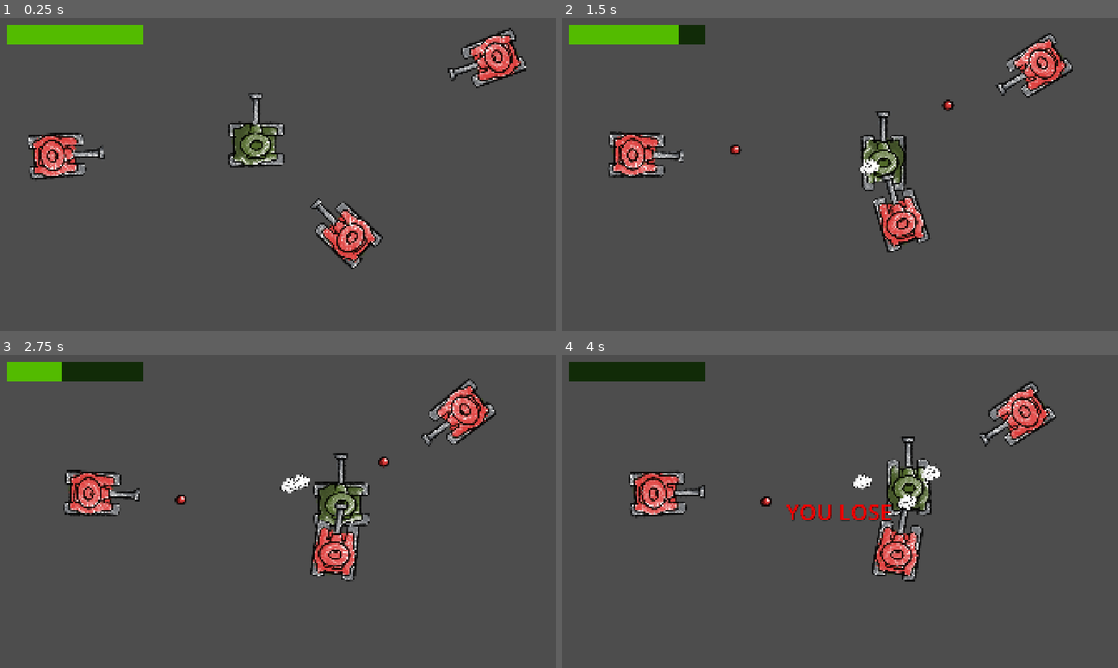
Above: before the commit, frames 1-4 (two rows, left to right).
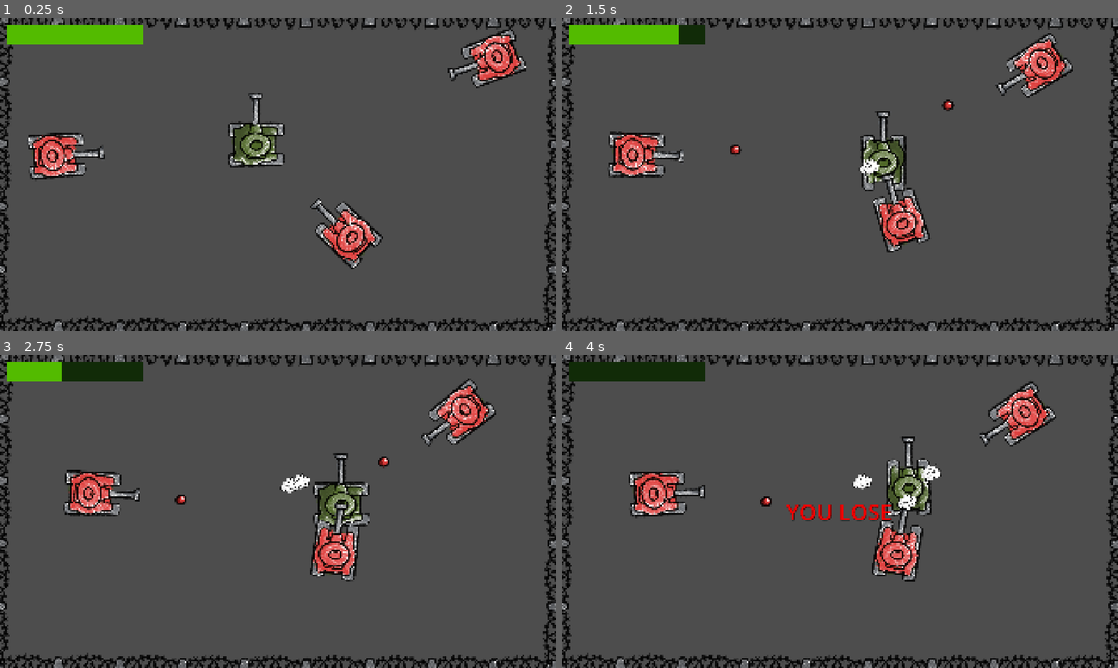
Above: after the commit, the same moments.

Repository: nuclearmayhem1/PapirStridsvogner
Game: Godot game, scene res://Scenes/main_example.tscn
Same seed, same stepped clock (60 frames per second), same inputs: the game is played once before the commit and once after it. The project has no main scene, so this scene is started directly.
Inputs:
- Up to frame 1 (0.25 s): no input
- Up to frame 2 (1.5 s): hold D (move_right) 0.53-1.28 s; hold S (move_down) from 1.28 s (still down)
- Up to frame 3 (2.75 s): release S (move_down) at 2.03 s; hold D (move_right) from 2.03 s (still down)
- Up to frame 4 (4 s): release D (move_right) at 2.78 s; hold W (move_up) 2.78-3.53 s; tap Enter at 3.5 s; hold A (move_left) from 3.53 s (still down)

The runs differ from the first frame. In frame 1, 5.2% of the frame differs, in the area x 0-100%, y 0-100%; in frame 2, 5.2%; in frame 3, 5.2%; in frame 4, 5.2%.

Commit message:
added border to main scene example

Diff:
--- a/papir-stridsvogner/Scenes/main_example.tscn
+++ b/papir-stridsvogner/Scenes/main_example.tscn
@@ -2,6 +2,7 @@
 
 [ext_resource type="PackedScene" uid="uid://bnuqbtkjkp1k0" path="res://Scenes/spiller.tscn" id="1_acy74"]
 [ext_resource type="Script" uid="uid://bx8keswr5mxbe" path="res://Scripts/hpbar.gd" id="2_acy74"]
+[ext_resource type="Texture2D" uid="uid://bgthaoxh6dak8" path="res://Assets/HinderSnubletråd.png" id="3_5l251"]
 [ext_resource type="PackedScene" uid="uid://byo2w5gabse4e" path="res://Scenes/banditt.tscn" id="3_h758t"]
 
 [sub_resource type="RectangleShape2D" id="RectangleShape2D_pjpqf"]
@@ -53,6 +54,156 @@
 [node name="CollisionShape2D4" type="CollisionShape2D" parent="StaticBody2D2" unique_id=1387165259]
 position = Vector2(1920, 543.5)
 shape = SubResource("RectangleShape2D_pjpqf")
+
+[node name="Sprite2D" type="Sprite2D" parent="StaticBody2D2" unique_id=1059202403]
+position = Vector2(8.753, 112.99721)
+rotation = 1.5707964
+scale = Vector2(0.41157687, 0.5777431)
+texture = ExtResource("3_5l251")
+
+[node name="Sprite2D2" type="Sprite2D" parent="StaticBody2D2" unique_id=1879184073]
+position = Vector2(3.752999, 325.9972)
+rotation = 1.5707964
+scale = Vector2(0.41157687, 0.5777431)
+texture = ExtResource("3_5l251")
+
+[node name="Sprite2D3" type="Sprite2D" parent="StaticBody2D2" unique_id=893055991]
+position = Vector2(0.7529986, 539.9972)
+rotation = 1.5707964
+scale = Vector2(0.41157687, 0.5777431)
+texture = ExtResource("3_5l251")
+
+[node name="Sprite2D4" type="Sprite2D" parent="StaticBody2D2" unique_id=1265959084]
+position = Vector2(-2.2470012, 755.99725)
+rotation = 1.5707964
+scale = Vector2(0.41157687, 0.5777431)
+texture = ExtResource("3_5l251")
+
+[node name="Sprite2D5" type="Sprite2D" parent="StaticBody2D2" unique_id=809557903]
+position = Vector2(-6.2470007, 971.9972)
+rotation = 1.5707964
+scale = Vector2(0.41157687, 0.5777431)
+texture = ExtResource("3_5l251")
+
+[node name="Sprite2D6" type="Sprite2D" parent="StaticBody2D2" unique_id=253240761]
+position = Vector2(1926.7529, 115.99721)
+rotation = -1.5707964
+scale = Vector2(0.41157687, 0.5777431)
+texture = ExtResource("3_5l251")
+
+[node name="Sprite2D7" type="Sprite2D" parent="StaticBody2D2" unique_id=472623424]
+position = Vector2(1921.7529, 328.9972)
+rotation = -1.5707964
+scale = Vector2(0.41157687, 0.5777431)
+texture = ExtResource("3_5l251")
+
+[node name="Sprite2D26" type="Sprite2D" parent="StaticBody2D2" unique_id=386330569]
+position = Vector2(1918.7529, 542.9972)
+rotation = -1.5707964
+scale = Vector2(0.41157687, 0.5777431)
+texture = ExtResource("3_5l251")
+
+[node name="Sprite2D27" type="Sprite2D" parent="StaticBody2D2" unique_id=702802109]
+position = Vector2(1915.7529, 758.99725)
+rotation = -1.5707964
+scale = Vector2(0.41157687, 0.5777431)
+texture = ExtResource("3_5l251")
+
+[node name="Sprite2D28" type="Sprite2D" parent="StaticBody2D2" unique_id=971479993]
+position = Vector2(1911.7529, 974.9972)
+rotation = -1.5707964
+scale = Vector2(0.41157687, 0.5777431)
+texture = ExtResource("3_5l251")
+
+[node name="Sprite2D8" type="Sprite2D" parent="StaticBody2D2" unique_id=1963134347]
+position = Vector2(523.00006, 1070.0001)
+scale = Vector2(0.41157687, 0.5777431)
+texture = ExtResource("3_5l251")
+
+[node name="Sprite2D9" type="Sprite2D" parent="StaticBody2D2" unique_id=431285332]
+position = Vector2(94.00006, 1070)
+scale = Vector2(0.41157687, 0.5777431)
+texture = ExtResource("3_5l251")
+
+[node name="Sprite2D10" type="Sprite2D" parent="StaticBody2D2" unique_id=1195172725]
+position = Vector2(307.00003, 1070.0001)
+scale = Vector2(0.41157687, 0.5777431)
+texture = ExtResource("3_5l251")
+
+[node name="Sprite2D11" type="Sprite2D" parent="StaticBody2D2" unique_id=1585882283]
+position = Vector2(1165.9971, 1072.753)
+scale = Vector2(0.41157687, 0.5777431)
+texture = ExtResource("3_5l251")
+
+[node name="Sprite2D12" type="Sprite2D" parent="StaticBody2D2" unique_id=1947594627]
+position = Vector2(736.99713, 1072.7529)
+scale = Vector2(0.41157687, 0.5777431)
+texture = ExtResource("3_5l251")
+
+[node name="Sprite2D13" type="Sprite2D" parent="StaticBody2D2" unique_id=1522182105]
+position = Vector2(949.9971, 1072.753)
+scale = Vector2(0.41157687, 0.5777431)
+texture = ExtResource("3_5l251")
+
+[node name="Sprite2D14" type="Sprite2D" parent="StaticBody2D2" unique_id=1105258809]
+position = Vector2(1812.9971, 1072.753)
+scale = Vector2(0.41157687, 0.5777431)
+texture = ExtResource("3_5l251")
+
+[node name="Sprite2D15" type="Sprite2D" parent="StaticBody2D2" unique_id=1734357257]
+position = Vector2(1383.9971, 1072.7529)
+scale = Vector2(0.41157687, 0.5777431)
+texture = ExtResource("3_5l251")
+
+[node name="Sprite2D16" type="Sprite2D" parent="StaticBody2D2" unique_id=1195381032]
+position = Vector2(1596.9971, 1072.753)
+scale = Vector2(0.41157687, 0.5777431)
+texture = ExtResource("3_5l251")
+
+[node name="Sprite2D17" type="Sprite2D" parent="StaticBody2D2" unique_id=1247371660]
+position = Vector2(521.9972, -1.2468262)
+scale = Vector2(0.41157687, 0.5777431)
+texture = ExtResource("3_5l251")
+
+[node name="Sprite2D18" type="Sprite2D" parent="StaticBody2D2" unique_id=74853637]
+position = Vector2(92.99721, -1.2469482)
+scale = Vector2(0.41157687, 0.5777431)
+texture = ExtResource("3_5l251")
+
+[node name="Sprite2D19" type="Sprite2D" parent="StaticBody2D2" unique_id=828135447]
+position = Vector2(305.9972, -1.2468262)
+scale = Vector2(0.41157687, 0.5777431)
+texture = ExtResource("3_5l251")
+
+[node name="Sprite2D20" type="Sprite2D" parent="StaticBody2D2" unique_id=946884990]
+position = Vector2(1164.9943, 1.5061035)
+scale = Vector2(0.41157687, 0.5777431)
+texture = ExtResource("3_5l251")
+
+[node name="Sprite2D21" type="Sprite2D" parent="StaticBody2D2" unique_id=1513161756]
+position = Vector2(735.99426, 1.5059814)
+scale = Vector2(0.41157687, 0.5777431)
+texture = ExtResource("3_5l251")
+
+[node name="Sprite2D22" type="Sprite2D" parent="StaticBody2D2" unique_id=1852515812]
+position = Vector2(948.9942, 1.5061035)
+scale = Vector2(0.41157687, 0.5777431)
+texture = ExtResource("3_5l251")
+
+[node name="Sprite2D23" type="Sprite2D" parent="StaticBody2D2" unique_id=1121613149]
+position = Vector2(1811.9943, 1.5061035)
+scale = Vector2(0.41157687, 0.5777431)
+texture = ExtResource("3_5l251")
+
+[node name="Sprite2D24" type="Sprite2D" parent="StaticBody2D2" unique_id=381021814]
+position = Vector2(1382.9943, 1.5059814)
+scale = Vector2(0.41157687, 0.5777431)
+texture = ExtResource("3_5l251")
+
+[node name="Sprite2D25" type="Sprite2D" parent="StaticBody2D2" unique_id=284203953]
+position = Vector2(1595.9943, 1.5061035)
+scale = Vector2(0.41157687, 0.5777431)
+texture = ExtResource("3_5l251")
 
 [node name="Control" type="Control" parent="." unique_id=120338943]
 layout_mode = 3
